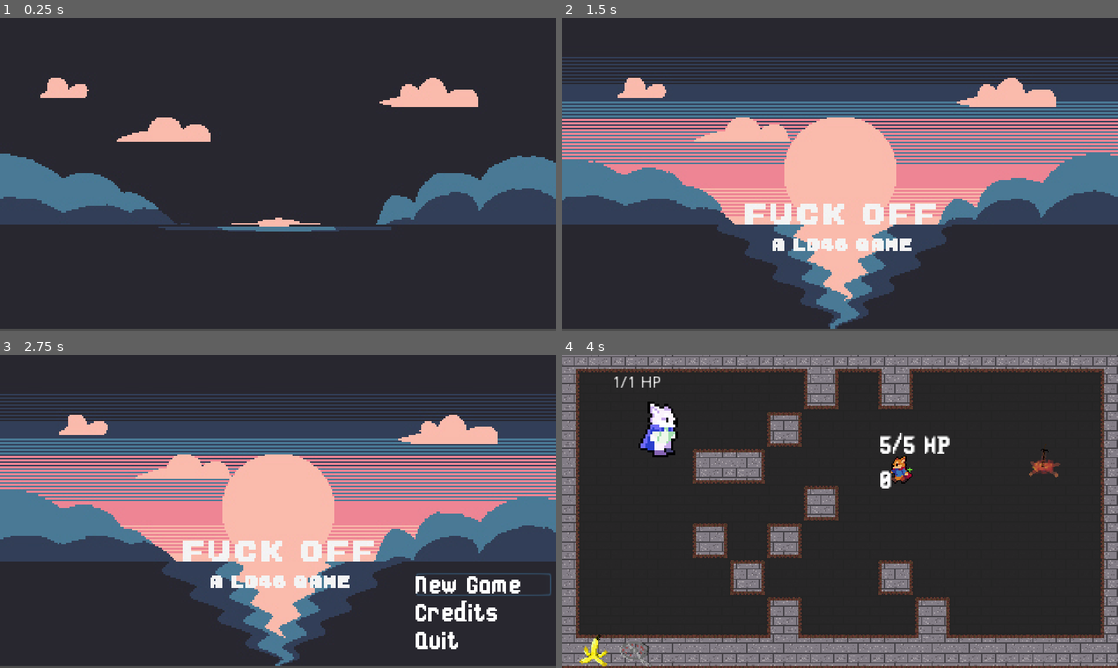
Above: before the commit, frames 1-4 (two rows, left to right).
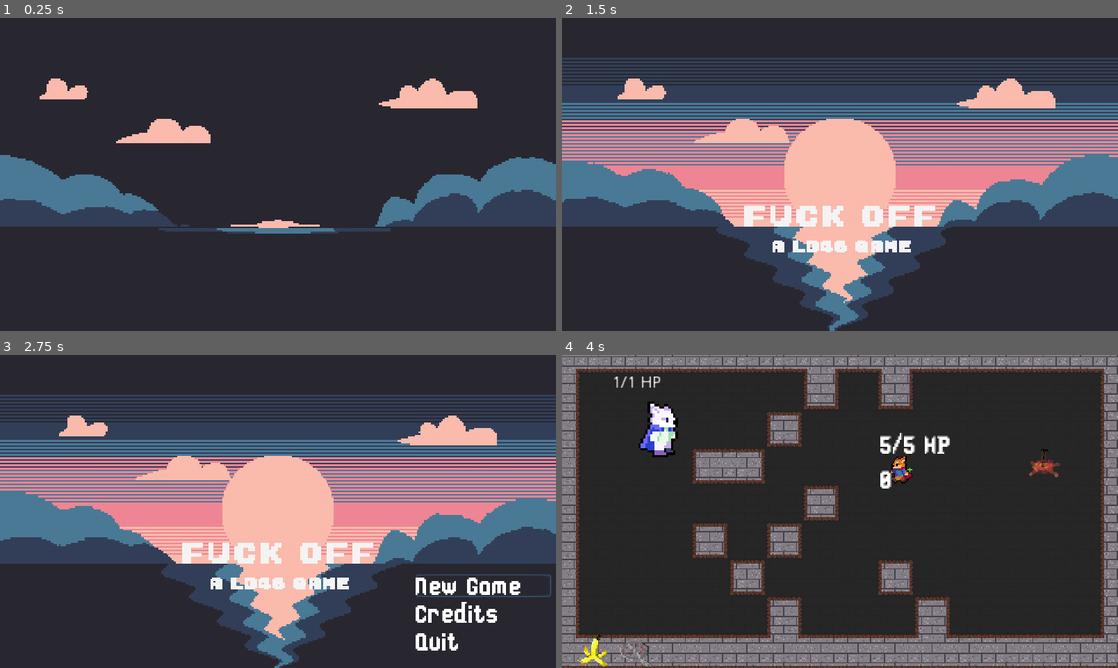
Above: after the commit, the same moments.

Repository: creyD/ludum_dare_46
Game: Godot game, scene res://Menus/TitleScreen/TitleScreen.tscn
Same seed, same stepped clock (60 frames per second), same inputs: the game is played once before the commit and once after it. This scene is started directly instead of the project's main scene. Sound files missing from this copy of the repository are replaced by a short silence.
Inputs (mouse positions are in pixels of both pictures, inside the frame that each line leads up to):
- Up to frame 1 (0.25 s): no input
- Up to frame 2 (1.5 s): move the mouse to (962, 158) at 0.52 s; hold D (right) 0.53-1.28 s; click (962, 158) at 0.6 s; move the mouse to (728, 190) at 1.27 s; hold S (down) from 1.28 s (still down); tap Space (roll) at 1.35 s
- Up to frame 3 (2.75 s): move the mouse to (333, 442) at 2.02 s; release S (down) at 2.03 s; hold D (right) from 2.03 s (still down); click (333, 442) at 2.1 s
- Up to frame 4 (4 s): release D (right) at 2.75 s; click "New Game" at 2.75 s; move the mouse to (812, 574) at 3.52 s; hold W (up) from 3.53 s (still down); tap Space (roll) at 3.6 s

The runs differ from the first frame. In frame 1, 2.8% of the frame differs, in the area x 0-100%, y 19-100%; in frame 2, 25%; in frame 3, 25%, in the area x 0-100%, y 12-100%; in frame 4, nothing differs.

Commit message:
Moved titlescreen to correct position

Diff:
--- a/src/Menus/TitleScreen/TitleScreen.tscn
+++ b/src/Menus/TitleScreen/TitleScreen.tscn
@@ -161,9 +161,9 @@
 anchor_right = 0.704
 anchor_bottom = 0.667
 margin_left = 0.810538
-margin_top = -0.18946
+margin_top = 0.81054
 margin_right = 0.0802612
-margin_bottom = -0.0900574
+margin_bottom = 0.909943
 script = ExtResource( 3 )
 __meta__ = {
 "_edit_use_anchors_": false
@@ -174,7 +174,7 @@
 anims/show_buttons = SubResource( 2 )
 
 [node name="Startup" parent="." instance=ExtResource( 2 )]
-scale = Vector2( 1.50207, 1.49479 )
+scale = Vector2( 1.5, 1.5 )
 animation = "start"
 speed_scale = 1.0
 
